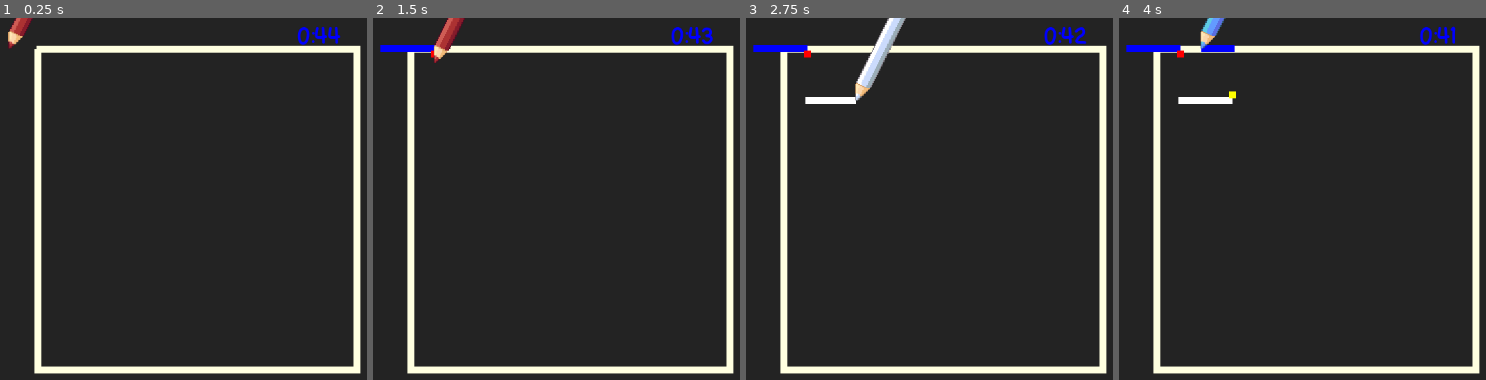
Above: before the commit, frames 1-4 (left to right).
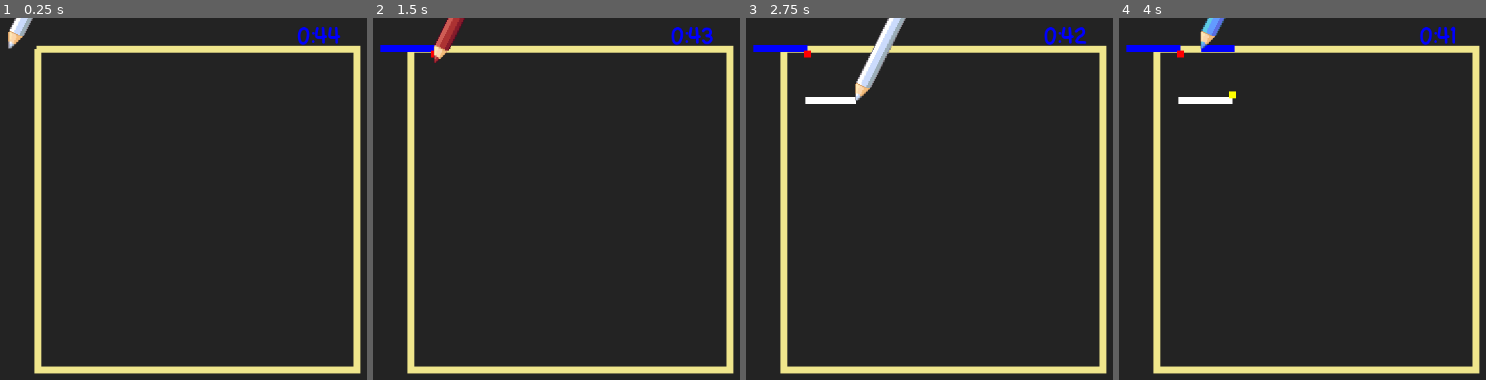
Above: after the commit, the same moments.

Repository: feliperieder/ultimate-color
Game: Godot game, scene res://main.tscn
Same seed, same stepped clock (60 frames per second), same inputs: the game is played once before the commit and once after it.
Inputs:
- Up to frame 1 (0.25 s): no input
- Up to frame 2 (1.5 s): tap Enter at 0.5 s; hold Right (ui_right) 0.53-1.28 s; hold A (blue_color) 0.53-1.28 s; hold Down (ui_down) from 1.28 s (still down); tap Q (red_color) at 1.35 s
- Up to frame 3 (2.75 s): release Down (ui_down) at 2.03 s; hold Right (ui_right) from 2.03 s (still down); hold S (white_color) from 2.03 s (still down)
- Up to frame 4 (4 s): release Right (ui_right) at 2.78 s; release S (white_color) at 2.78 s; hold Up (ui_up) 2.78-3.53 s; tap W (yellow_color) at 2.85 s; hold Left (ui_left) from 3.53 s (still down); hold A (blue_color) from 3.53 s (still down)

The runs differ from the first frame. In frame 1, 7.7% of the frame differs, in the area x 2-99%, y 0-99%; in frame 2, 7.3%; in frame 3, 7.2%; in frame 4, 7.2%.

Commit message:
Zona de erro virou zona de acerto

Diff:
--- a/Menus/Score Menu.tscn
+++ b/Menus/Score Menu.tscn
@@ -1,11 +1,17 @@
-[gd_scene load_steps=4 format=3 uid="uid://dfp2oqagyu7fm"]
+[gd_scene load_steps=6 format=3 uid="uid://dfp2oqagyu7fm"]
 
 [ext_resource type="Script" path="res://Menus/score_menu.gd" id="1_euoh0"]
 [ext_resource type="FontFile" uid="uid://dua46iacg3fcv" path="res://Art/Ldfcomicsans-jj7l.ttf" id="1_ja20c"]
+[ext_resource type="FontFile" uid="uid://bnlwgju1c5ygl" path="res://Art/Ldfcomicsansbold-zgma.ttf" id="3_wiidx"]
 
 [sub_resource type="LabelSettings" id="LabelSettings_0ket5"]
 font = ExtResource("1_ja20c")
 font_size = 100
+font_color = Color(0.345098, 0, 0.466667, 1)
+
+[sub_resource type="LabelSettings" id="LabelSettings_1e5uh"]
+font = ExtResource("3_wiidx")
+font_size = 50
 font_color = Color(0.345098, 0, 0.466667, 1)
 
 [node name="ScoreMenu" type="Node2D"]
@@ -13,29 +19,37 @@
 
 [node name="CanvasLayer" type="CanvasLayer" parent="."]
 
-[node name="Label" type="Label" parent="CanvasLayer"]
+[node name="VBoxContainer" type="VBoxContainer" parent="CanvasLayer"]
 anchors_preset = 8
 anchor_left = 0.5
 anchor_top = 0.5
 anchor_right = 0.5
 anchor_bottom = 0.5
-offset_left = -20.0
-offset_top = -11.5
-offset_right = 20.0
-offset_bottom = 11.5
+offset_left = -447.0
+offset_top = -99.5
+offset_right = 447.0
+offset_bottom = 99.5
 grow_horizontal = 2
 grow_vertical = 2
+
+[node name="LevelScore" type="Label" parent="CanvasLayer/VBoxContainer"]
+layout_mode = 2
 size_flags_horizontal = 4
-text = "Pontuação: 1000000"
+text = "Level Score: 1000000"
 label_settings = SubResource("LabelSettings_0ket5")
 horizontal_alignment = 1
 vertical_alignment = 1
 
-[node name="Button" type="Button" parent="CanvasLayer"]
-offset_left = 556.0
-offset_top = 401.0
-offset_right = 646.0
-offset_bottom = 432.0
+[node name="TotalScore" type="Label" parent="CanvasLayer/VBoxContainer"]
+layout_mode = 2
+text = "Total Score"
+label_settings = SubResource("LabelSettings_1e5uh")
+horizontal_alignment = 1
+vertical_alignment = 1
+
+[node name="Button" type="Button" parent="CanvasLayer/VBoxContainer"]
+layout_mode = 2
+size_flags_horizontal = 4
 text = "Next Level"
 
-[connection signal="pressed" from="CanvasLayer/Button" to="." method="_on_button_pressed"]
+[connection signal="pressed" from="CanvasLayer/VBoxContainer/Button" to="." method="_on_button_pressed"]
--- a/Menus/score_menu.gd
+++ b/Menus/score_menu.gd
@@ -1,17 +1,27 @@
 extends Node2D
 
-@onready var score_label = $CanvasLayer/Label as Label
+@onready var score_label = $CanvasLayer/VBoxContainer/LevelScore as Label
+@onready var total_score_label = $CanvasLayer/VBoxContainer/TotalScore as Label
+@onready var button = $CanvasLayer/VBoxContainer/Button as Button
 
 var score
 
 var level
 var next_level
 
+const MINIMUM_SCORE = 700
+
 # Called when the node enters the scene tree for the first time.
 func _ready() -> void:
-	score_label.text = str("SCORE: ", score)
-	next_level = "res://Levels/level%s.tscn"%[level+1]
+	score_label.text = str("LEVEL SCORE: ", score)
+	total_score_label.text = str("TOTAL SCORE: ", ScoreSystem.total_score)
 
+	if score >= MINIMUM_SCORE:
+		button.text = "Next Level"
+		next_level = "res://Levels/level%s.tscn"%[level+1]
+	elif score < MINIMUM_SCORE:
+		button.text = "Try Again"
+		next_level = "res://Menus/Menu.tscn"
 
 
 # Called every frame. 'delta' is the elapsed time since the previous frame.
--- a/Players/player_test.gd
+++ b/Players/player_test.gd
@@ -7,7 +7,7 @@
 var points = 0.0
 var lost_points = 0.0
 
-var error_layer = 0
+var draw_zone = 0
 var painting = false
 var player_error = 0
 
@@ -73,7 +73,7 @@
 	else:
 		painting = false
 
-	if error_layer != 0 and painting and player_error == 0:
+	if draw_zone == 0 and painting and player_error == 0:
 		losePoint()
 
 	timerPontuation()
@@ -91,7 +91,7 @@
 	get_parent().add_child(negative_point)
 	negative_point.global_position= global_position
 
-	lost_points += bullet_point/2
+	lost_points += bullet_point * 5
 
 func timerPontuation():
 	if current_bullets <= 0:
@@ -101,7 +101,7 @@
 
 func endLevel(timer_points = 0):
 	if not game_ended:
-		points = int((points + timer_points - lost_points) *10)
+		points = int((points + timer_points - lost_points) * 100)
 		if points <= 0:
 			points = 0
 		game_ended = true
--- a/Players/player_test.tscn
+++ b/Players/player_test.tscn
@@ -1,7 +1,7 @@
 [gd_scene load_steps=4 format=3 uid="uid://d1usyydica8j"]
 
 [ext_resource type="Script" path="res://Players/player_test.gd" id="1_2xbe0"]
-[ext_resource type="Texture2D" uid="uid://rgkilh6kih6b" path="res://Art/Pencil/LAPIS_vermelho.png" id="2_umqe2"]
+[ext_resource type="Texture2D" uid="uid://yxvrro1b88n" path="res://Art/Pencil/LAPIS_branco.png" id="2_t7uly"]
 
 [sub_resource type="CircleShape2D" id="CircleShape2D_0idwv"]
 radius = 5.0
@@ -10,20 +10,13 @@
 z_index = 2
 script = ExtResource("1_2xbe0")
 
-[node name="ColorRect" type="ColorRect" parent="." groups=["brush"]]
-visible = false
-offset_left = -5.0
-offset_top = -5.0
-offset_right = 5.0
-offset_bottom = 5.0
-color = Color(1, 0, 0, 1)
-
 [node name="Sprite2D" type="Sprite2D" parent="."]
+z_index = 2
 texture_filter = 1
 texture_repeat = 1
 position = Vector2(42, -82)
 scale = Vector2(1.5, 1.5)
-texture = ExtResource("2_umqe2")
+texture = ExtResource("2_t7uly")
 
 [node name="CollisionShape2D" type="CollisionShape2D" parent="."]
 shape = SubResource("CircleShape2D_0idwv")
--- a/Points/error_zone.tscn
+++ b/Points/DrawZone.tscn
@@ -1,13 +1,15 @@
 [gd_scene load_steps=3 format=3 uid="uid://bxe7hbmljjogw"]
 
-[ext_resource type="Script" path="res://Points/error_zone.gd" id="1_iiwm0"]
+[ext_resource type="Script" path="res://Points/draw_zone.gd" id="1_nfdca"]
 
 [sub_resource type="RectangleShape2D" id="RectangleShape2D_0trug"]
 
-[node name="Error Zone" type="Area2D" groups=["error"]]
-script = ExtResource("1_iiwm0")
+[node name="Error Zone" type="Area2D" groups=["drawZone"]]
+z_index = -1
+script = ExtResource("1_nfdca")
 
 [node name="CollisionShape2D" type="CollisionShape2D" parent="."]
+scale = Vector2(0.5, 0.5)
 shape = SubResource("RectangleShape2D_0trug")
 
 [connection signal="body_entered" from="." to="." method="_on_body_entered"]
--- a/Points/Negative Points.tscn
+++ b/Points/Negative Points.tscn
@@ -6,6 +6,7 @@
 radius = 5.0
 
 [node name="NegativePoints" type="Area2D"]
+z_index = 5
 script = ExtResource("1_vo8nb")
 
 [node name="CollisionShape2D" type="CollisionShape2D" parent="."]
--- a/Points/Positive Points.tscn
+++ b/Points/Positive Points.tscn
@@ -6,6 +6,7 @@
 radius = 1.0
 
 [node name="PositivePoints" type="Area2D" groups=["positive_point"]]
+z_index = 5
 script = ExtResource("1_fkq57")
 color = "red"
 
--- a/Points/error_zone.gd
+++ b/Points/draw_zone.gd
@@ -13,9 +13,9 @@
 
 func _on_body_entered(body: Node2D) -> void:
 	if body.is_in_group("brush"):
-		body.error_layer += 1
+		body.draw_zone += 1
 
 
 func _on_body_exited(body: Node2D) -> void:
 	if body.is_in_group("brush"):
-		body.error_layer -= 1
+		body.draw_zone -= 1
--- a/level_line.gd
+++ b/level_line.gd
@@ -1,12 +1,13 @@
 extends Line2D
 
 
-const OBJECT_SCENE_PATH = preload("res://Points/Positive Points.tscn")
+const POSITIVE_POINTS_PATH = preload("res://Points/Positive Points.tscn")
+const DRAW_ZONE_PATH = preload("res://Points/DrawZone.tscn")
 const SPACING = 1  # Espaçamento entre os objetos
 
 @export_enum("red", "yellow", "blue", "white", "purple", "pink", "light_yellow", "green") var color = "red"
 const COLOR_RED = Color.INDIAN_RED
-const COLOR_YELLOW = Color.LIGHT_YELLOW
+const COLOR_YELLOW = Color.KHAKI
 const COLOR_BLUE = Color.LIGHT_BLUE
 const COLOR_WHITE = Color.WHITE
 const COLOR_PURPLE = Color.MEDIUM_PURPLE
@@ -24,6 +25,7 @@
 	player.current_bullets = bullets
 	player.bullet_point = player.MAX_POINTS / bullets
 
+
 # Função para preencher a linha com objetos
 func fill_line_with_objects() -> void:
 	for i in range(points.size() - 1):
@@ -37,10 +39,20 @@
 		for j in range(num_objects):
 			# Calcular a posição usando linear_interpolate
 			var position = start_point.lerp(end_point, j / float(num_objects))
-			var instance = OBJECT_SCENE_PATH.instantiate()
+			instanciatePoints(position)
+			instanciateDrawZone(position)
+
+func instanciatePoints(position):
+			var instance = POSITIVE_POINTS_PATH.instantiate()
 			instance.color = color
 			instance.position = position
 			add_child(instance)  # Adiciona o objeto à cena
+
+func instanciateDrawZone(position):
+		var instance = DRAW_ZONE_PATH.instantiate()
+		instance.position = position
+		add_child(instance)  # Adiciona o objeto à cena
+
 
 func setColor():
 	match color:
--- a/main.gd
+++ b/main.gd
@@ -1,5 +1,7 @@
 extends Node2D
 var points
+
+const LAST_LEVEL = 1
 
 @onready var background = $LevelLine as Line2D
 @onready var clock = $Timer as Node2D
@@ -32,5 +34,6 @@
 func MenuScoreInstanciate(points):
 	var score_menu = SCORE_MENU_PATH.instantiate()
 	score_menu.score = points
+	ScoreSystem.total_score += points
 	score_menu.level = level
 	add_child(score_menu)
--- a/main.tscn
+++ b/main.tscn
@@ -5,7 +5,7 @@
 [ext_resource type="PackedScene" uid="uid://cpencn7rbua8f" path="res://Players/drawing.tscn" id="1_dq840"]
 [ext_resource type="PackedScene" uid="uid://d1usyydica8j" path="res://Players/player_test.tscn" id="2_b3ych"]
 [ext_resource type="PackedScene" uid="uid://b5et3exwbxfh8" path="res://level_line.tscn" id="2_d32u7"]
-[ext_resource type="PackedScene" uid="uid://bxe7hbmljjogw" path="res://Points/error_zone.tscn" id="5_xmm56"]
+[ext_resource type="PackedScene" uid="uid://bxe7hbmljjogw" path="res://Points/DrawZone.tscn" id="5_xmm56"]
 
 [node name="Main" type="Node2D"]
 script = ExtResource("1_7xp4k")
@@ -29,23 +29,19 @@
 position = Vector2(129, 44)
 
 [node name="Error Zone" parent="." instance=ExtResource("5_xmm56")]
-position = Vector2(65, 281)
-scale = Vector2(9.62827, 28.8529)
+position = Vector2(170, 282)
+scale = Vector2(0.988271, 24.6129)
 
 [node name="Error Zone2" parent="." instance=ExtResource("5_xmm56")]
-position = Vector2(737, 286)
-scale = Vector2(9.62827, 28.8529)
+position = Vector2(631, 278)
+scale = Vector2(0.508267, 23.8929)
 
 [node name="Error Zone3" parent="." instance=ExtResource("5_xmm56")]
-position = Vector2(401, 544)
-scale = Vector2(25.3483, 2.8129)
+position = Vector2(403, 507)
+scale = Vector2(23.3083, 0.852903)
 
 [node name="Error Zone4" parent="." instance=ExtResource("5_xmm56")]
-position = Vector2(403, 7)
-scale = Vector2(25.3483, 2.8129)
-
-[node name="Error Zone5" parent="." instance=ExtResource("5_xmm56")]
-position = Vector2(402, 277)
-scale = Vector2(22, 22)
+position = Vector2(408, 44)
+scale = Vector2(24.243, 0.939143)
 
 [node name="Drawing" parent="." instance=ExtResource("1_dq840")]
--- a/project.godot
+++ b/project.godot
@@ -17,7 +17,7 @@
 
 [autoload]
 
-Global="*res://global.gd"
+ScoreSystem="*res://score_system.gd"
 
 [input]
 
--- a/global.gd
+++ b/score_system.gd
@@ -1,9 +1,11 @@
 extends Node
 
+const SAVE_PATH = "res://ScoreSave/save_data.tres"
+var total_score = 0
 
 # Called when the node enters the scene tree for the first time.
 func _ready() -> void:
-	pass # Replace with function body.
+	pass
 
 
 # Called every frame. 'delta' is the elapsed time since the previous frame.
